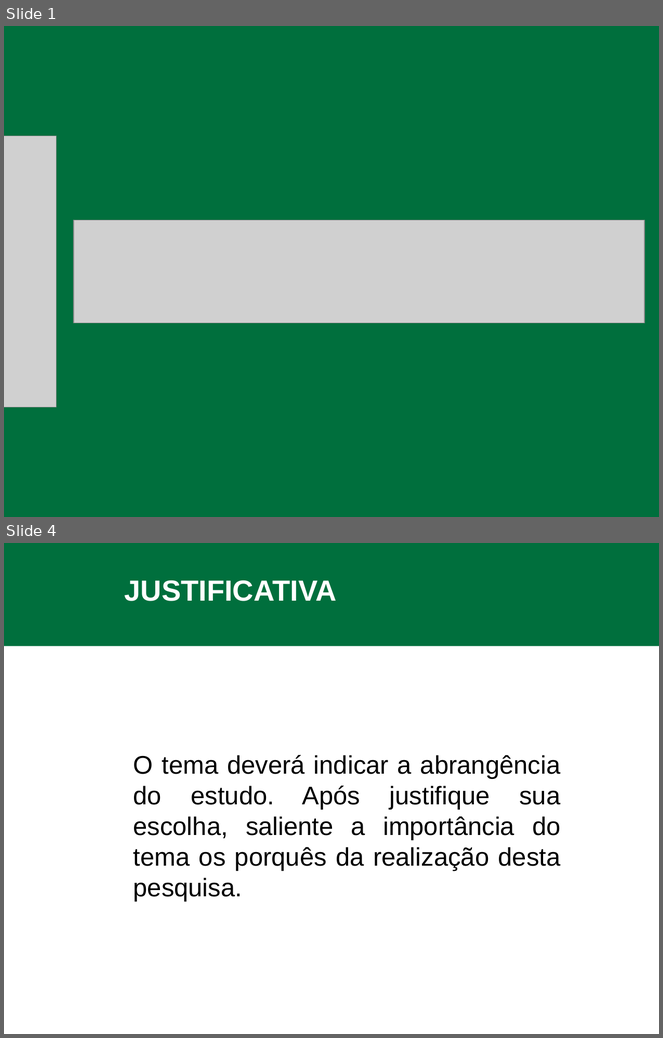
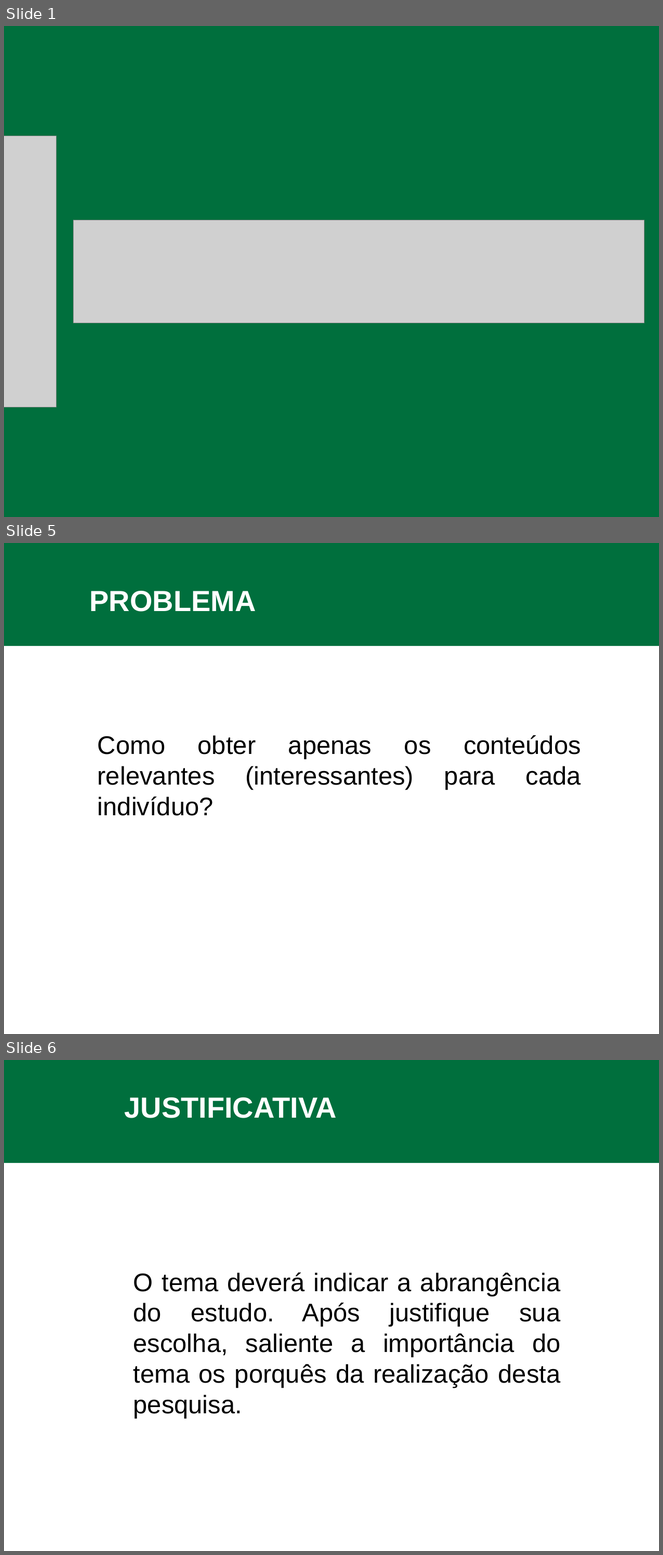
Before and after one commit to feliperuhland/tcc, a slide deck: apresentacao_preprojeto.pptx. Shown one above the other, each under a label of ours: slides 1 and 4 before the commit, slides 1, 5 and 6 after it; the slides between them are not shown. The pictures are 663x1038 and 663x1555 pixels, drawn with LibreOffice and Linux fonts; fonts in the diff are those of the drawing; grey boxes stand for pictures; background and template pictures are left out. Boxes give left, top, right and bottom in pixels: in the first picture for what was removed or moved away, otherwise in the second. Text is boxed around its words. In the diff, an @@ line names an element or a change of style, - is before the commit and + after.

Commit message:
problema

```diff
--- a/apresentacao_preprojeto.pptx
+++ b/apresentacao_preprojeto.pptx
@@ slide 5 added at [4,543,659,1034], background #FFFFFF; not listed: 1 template element that a slide beside it also shows @@
@@ text added at [89,591,256,612], 32 pt, text #FFFFFF, bold @@
+PROBLEMA
@@ text added at [98,735,581,816], 28 pt, text #000000 @@
+Como obter apenas os conteúdos relevantes (interessantes) para cada indivíduo?
@@ what was slide 4 is now slide 6 @@
```
Also in this commit, not shown: 2 slides changed, 3 other slides added, 2 slides removed.
